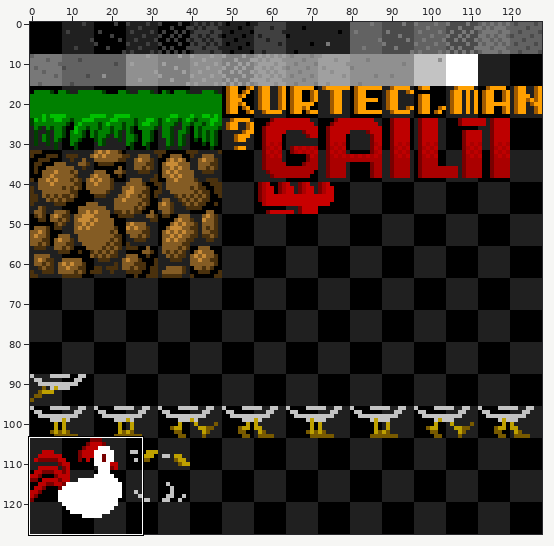
Sprite sheet, stored at kttgm.png. The picture above shows the old version from afar; the outline marks the close-up.
Close-up. First the earlier version:
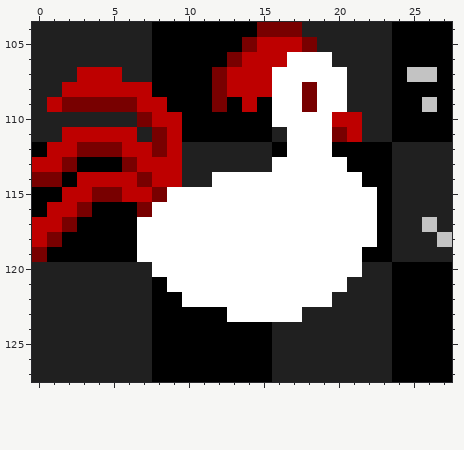
The file is 128x128 pixels. Colours within 5 levels of each other are drawn and written as one. Shown: x 0..27, y 104..127.
New version:
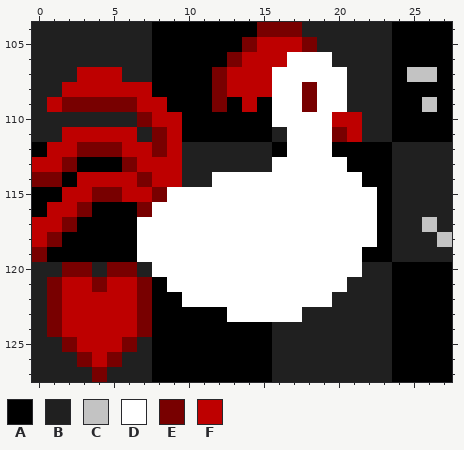
Palette (. is transparent): A #000000  B #202020  C #c3c3c3  D #ffffff  E #780000  F #be0000
The commit says: heart sprite for lives
Changes in this commit:
Colour B becomes colour E in row 120 at x 2 to 3 and 5 to 6; in row 121 at x 1, 4 and 7; in rows 122 to 124 at x 1 and 7; in row 125 at x 2 and 6; in row 126 at x 3 and 5; in row 127 at x 4.
Colour B becomes colour F in row 121 at x 2 to 3 and 5 to 6; in rows 122 to 124 at x 2 to 6; in row 125 at x 3 to 5; in row 126 at x 4.
Pixel boxes of the changes (left, top, right, bottom) in both close-ups:
changed: (47, 262, 152, 382)
